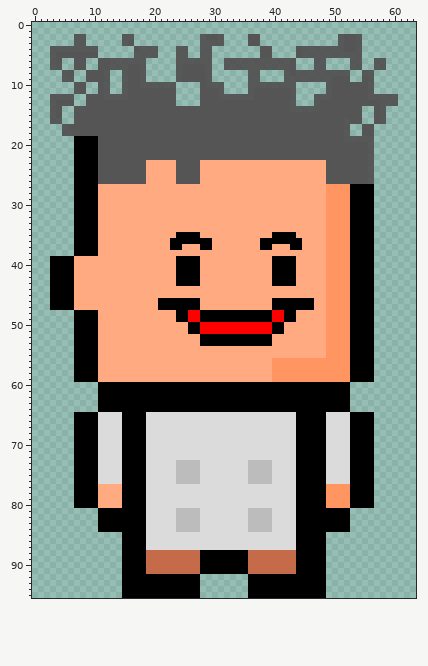
Sprite sheet: sprites/images/spr_character_0.png. The first picture shows the starting point.
The file is 64x96 pixels. Colours within 5 levels of each other are drawn and written as one.
New version:
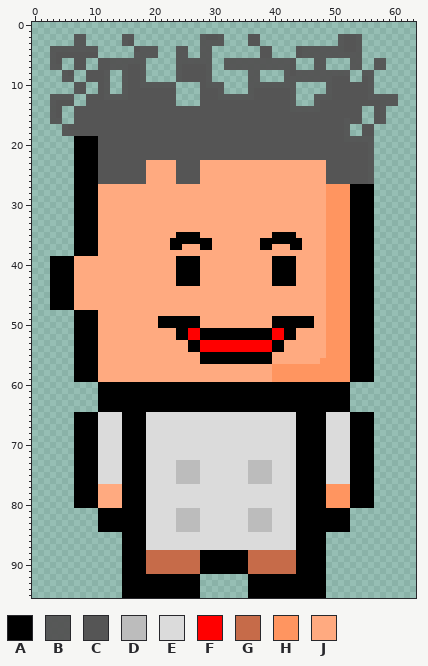
Palette (. is transparent): A #000000  B #555555f8  C #555555  D #bcbcbc  E #dbdbdb  F #ff0000  G #c66b49  H #ff9560  J #ffaa80
From old to new:
y 46..47: x 21..27 AAAAAAA -> JJJJJJJ; x 40..46 AAAAAAA -> JJJJJJJ
y 48: x 24..43 AAFFAAAAAAAAAAAAFFAA -> JJJJJJJJJJJJJJJJJJJJ
y 49: x 21..23 JJJ -> AAA; x 26..41 FFAAAAAAAAAAAAFF -> AAJJJJJJJJJJJJAA; x 44..46 JJJ -> AAA
y 50: x 21..25 JJJJJ -> AAAAA; x 28..39 FFFFFFFFFFFF -> JJJJJJJJJJJJ; x 42..46 JJJJJ -> AAAAA
y 51: x 24..43 JJAAFFFFFFFFFFFFAAJJ -> AAFFAAAAAAAAAAAAFFAA
y 52: x 24..27 JJJJ -> AAFF; x 40..43 JJJJ -> FFAA
y 53: x 26..41 JJAAAAAAAAAAAAJJ -> AAFFFFFFFFFFFFAA
y 54: x 26..41 JJJJJJJJJJJJJJJJ -> AAFFFFFFFFFFFFAA
y 55: x 28..39 JJJJJJJJJJJJ -> AAAAAAAAAAAA
y 56: x 28..47 JJJJJJJJJJJJHHHHHHHH -> AAAAAAAAAAAAJJJJJJJJ
